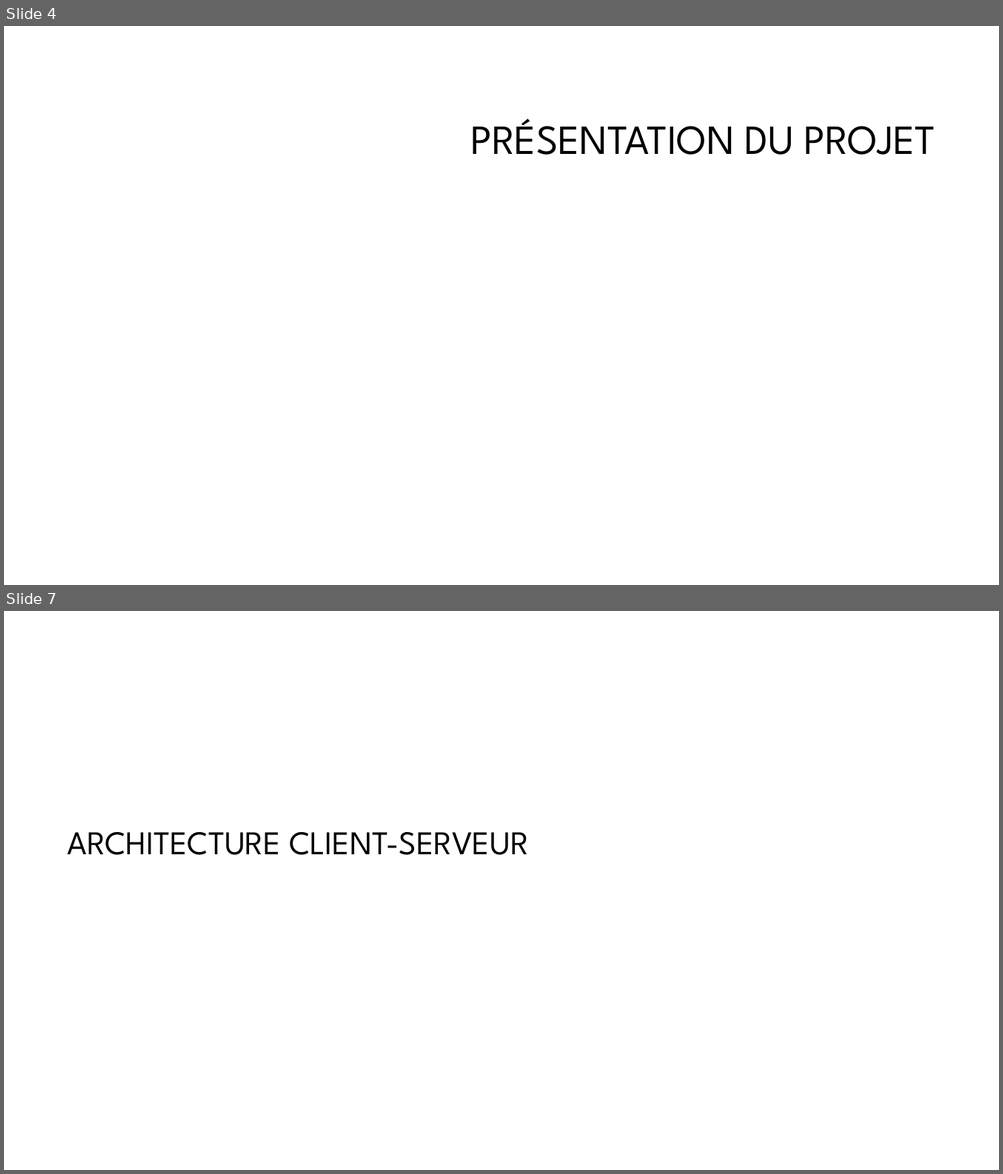
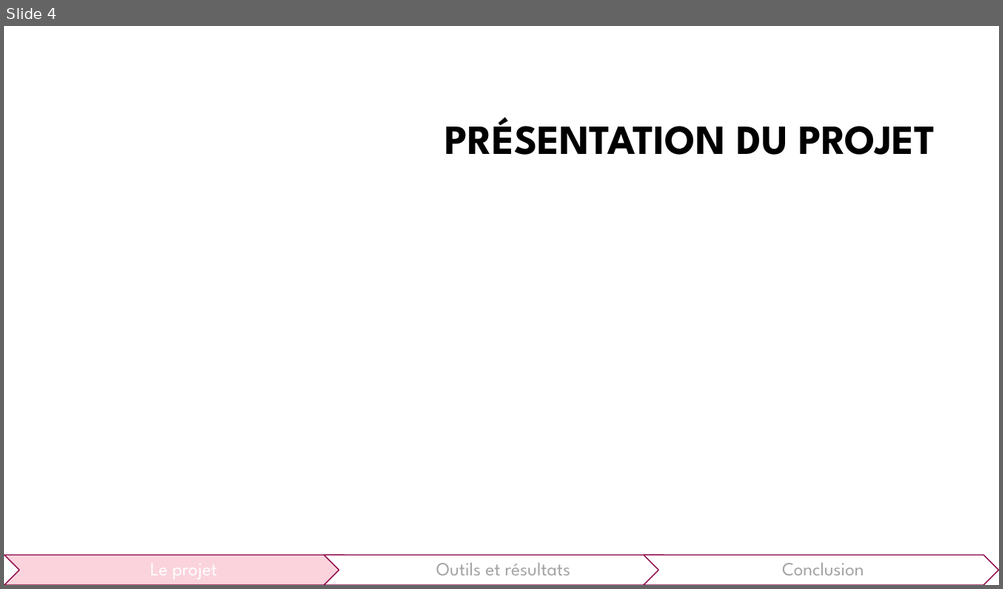
Before and after one commit to khameds/react_vite_blog_testing, a slide deck: presentation/presentation.pptx. Shown one above the other, each under a label of ours: slides 4 and 7 before the commit, slide 4 after it; the slides between them are not shown. The pictures are 1003x1174 and 1003x589 pixels, drawn with LibreOffice and Linux fonts; fonts in the diff are those of the drawing; background and template pictures are left out. Boxes give left, top, right and bottom in pixels: in the first picture for what was removed or moved away, otherwise in the second. Text is boxed around its words. In the diff, an @@ line names an element or a change of style, - is before the commit and + after.

```diff
--- a/presentation/presentation.pptx
+++ b/presentation/presentation.pptx
@@ slide 7 removed at [4, 611, 999, 1170], background #FFFFFF @@
@@ title removed at [68, 832, 529, 855] @@
-ARCHITECTURE CLIENT-SERVEUR
@@ slide 4 changed as well @@
@@ title "PRÉSENTATION DU PROJET" at [445, 117, 935, 155]: bold on @@
@@ group added at [4, 556, 999, 585]: 3 chevrons, 3 texts @@
+Le projet
+Outils et résultats
+Conclusion
```
Also in this commit, not shown: 4 other slides changed, 15 slides added, 1 other slide removed, 4 other files.
